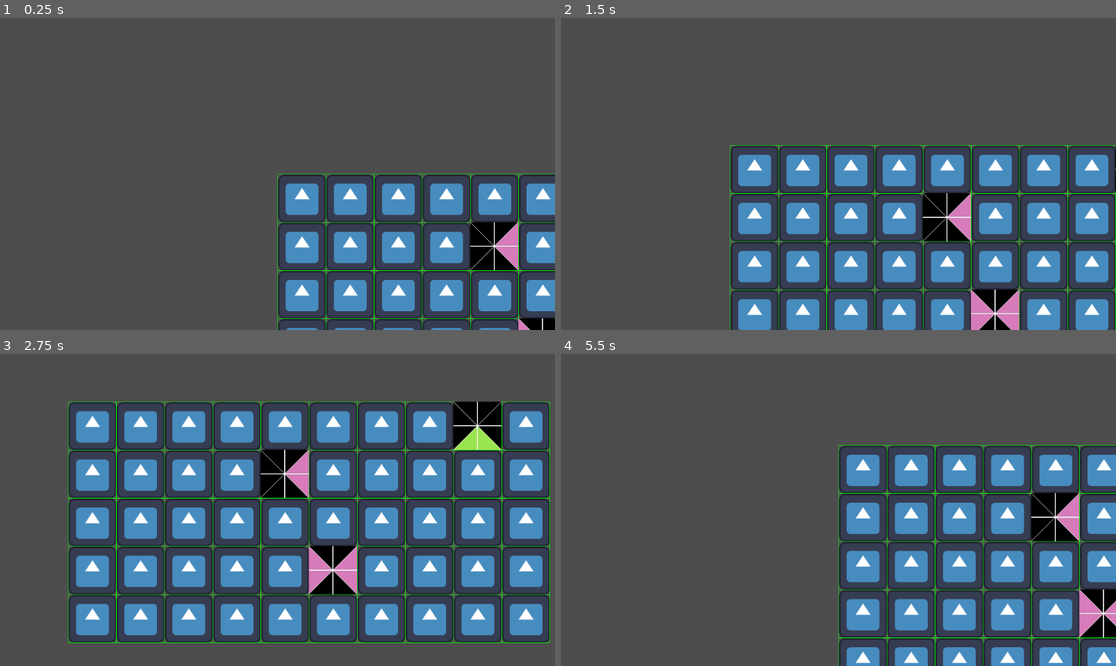
Above: before the commit, frames 1-4 (two rows, left to right).
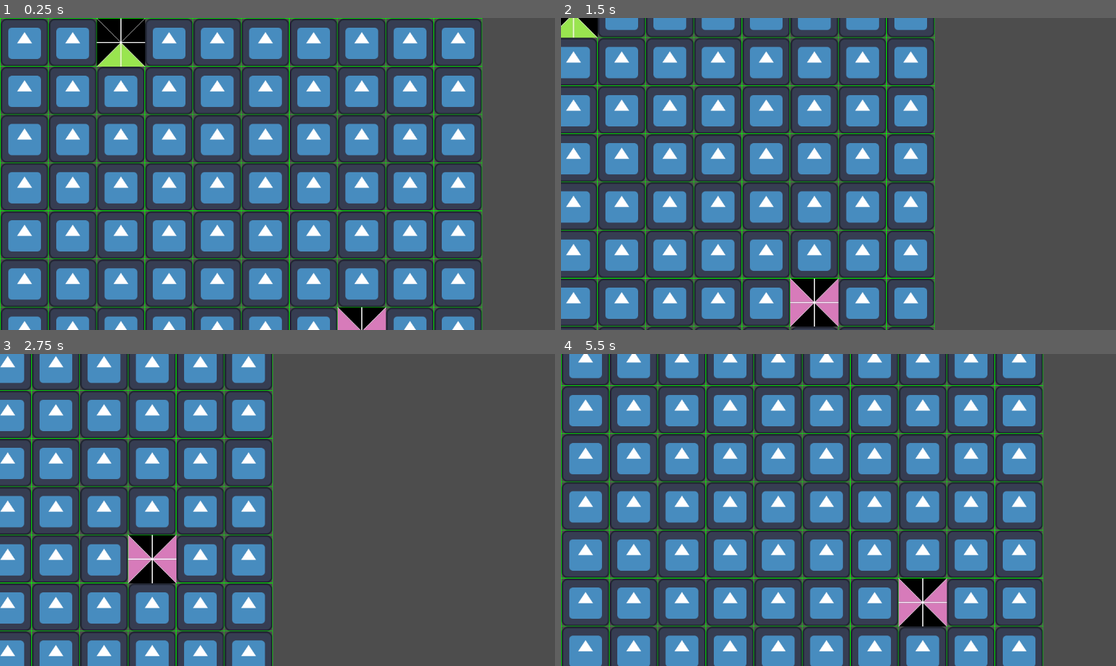
Above: after the commit, the same moments.

Repository: Basedfloppa/GameJamProject
Game: Godot game, scene res://Game_Lvl.tscn
The game is run twice, just before and just after one commit, with the same random seed, the same clock (stepped at 60 frames per second) and the same inputs. The engine's default icon, where the game draws it, is replaced by a stand-in: a white triangle on a blue panel in a dark square.
Inputs:
- Up to frame 1 (0.25 s): no input
- Up to frame 2 (1.5 s): tap Enter at 0.5 s; hold Right (ui_right) 0.53-1.28 s; hold Down (ui_down) from 1.28 s (still down)
- Up to frame 3 (2.75 s): release Down (ui_down) at 2.03 s; hold Right (ui_right) from 2.03 s (still down)
- Up to frame 4 (5.5 s): release Right (ui_right) at 2.78 s; hold Up (ui_up) 2.78-3.53 s; hold Left (ui_left) 3.53-5.03 s; hold Down (ui_down) from 5.03 s (still down)

The runs differ from the first frame. In frame 1, 60% of the frame differs, in the area x 0-100%, y 0-100%; in frame 2, 56%; in frame 3, 58%; in frame 4, 62%.

Commit message:
gen changes

Diff:
--- a/Game_Lvl.gd
+++ b/Game_Lvl.gd
@@ -3,10 +3,13 @@
 @export var size : Vector2
 
 @onready var tilemap = Map.new(size)
+@onready var sprites = $Sprites
+@onready var lvls = $Lvls
 
 func _ready():
-	fill_grid()
-	fill2()
+	fill_grid_background()
+	tilemap.generate()
+	fill_grid_lvl()
 
 func _process(_delta):
 	pass
@@ -18,7 +21,7 @@
 	for i in size.y + 1:
 		draw_line(Vector2(0, 1 + (i * 100)), Vector2(size.x * 100, 1 + (i * 100)), Color.GREEN, 1.0)
 
-func fill_grid():
+func fill_grid_background():
 	for i in size.x:
 		for j in size.y:
 			var sprite = Sprite2D.new()
@@ -28,43 +31,15 @@
 			if sprite.scale * sprite.texture.get_size() != Vector2(100,100):
 				sprite.scale = Vector2(99.0 / sprite.texture.get_size().x ,99.0 / sprite.texture.get_size().y)
 
-			add_child(sprite)
+			sprites.add_child(sprite)
 
-func fill2():
-	var rng = RandomNumberGenerator.new()
+func fill_grid_lvl():
+	for x in size.x:
+		for y in size.y:
+			if tilemap.map[x][y] != null:
+				var a = tilemap.map[x][y]
+				var path = tilemap.map[x][y].path.pick_random()
+				var scene = load(path).instantiate()
 
-	for i in LevelBase.Requiered:
-		match(i.tileType):
-			Utils.TileType.Exit:
-				var num = rng.randi_range(1,size.x-1)
-				var path = i.path.pick_random()
-				var scene = load(path).instantiate()
-				scene.position = Vector2(num * 100, 0)
-				add_child(scene)
-				tilemap.map[num][0].append(i)
-			Utils.TileType.Special:
-				while true:
-					var num_x = rng.randi_range(1,size.x-2)
-					var num_y = rng.randi_range(1,size.y-2)
-
-					print(tilemap.map[num_x][num_y])
-					if tilemap.map[num_x][num_y] != []: continue
-					if tilemap.map[num_x+1][num_y+1] != []: continue
-					if tilemap.map[num_x+1][num_y] != []: continue
-					if tilemap.map[num_x][num_y+1] != []: continue
-					if tilemap.map[num_x-1][num_y-1] != []: continue
-					if tilemap.map[num_x-1][num_y] != []: continue
-					if tilemap.map[num_x][num_y-1] != []: continue
-					if tilemap.map[num_x-1][num_y+1] != []: continue
-					if tilemap.map[num_x+1][num_y-1] != []: continue
-
-					var path = i.path.pick_random()
-					var scene = load(path).instantiate()
-					scene.position = Vector2(num_x * 100, num_y * 100)
-					add_child(scene)
-					tilemap.map[num_x][num_y].append(i)
-					break
-			Utils.TileType.Hazard:
-				pass
-			Utils.TileType.Passage:
-				pass
+				scene.position = Vector2(1 + x*100, 1+ y*100)
+				lvls.add_child(scene)
--- a/Game_Lvl.tscn
+++ b/Game_Lvl.tscn
@@ -5,7 +5,12 @@
 
 [node name="GameLvl" type="Node2D"]
 script = ExtResource("1_2vobo")
-size = Vector2(10, 5)
+size = Vector2(10, 10)
 
 [node name="Camera2D" type="Camera2D" parent="."]
+position = Vector2(576, 324)
 script = ExtResource("2_q0ru7")
+
+[node name="Sprites" type="Node2D" parent="."]
+
+[node name="Lvls" type="Node2D" parent="."]
--- a/classes/Map.gd
+++ b/classes/Map.gd
@@ -7,7 +7,7 @@
 var constraints: Array[String]
 
 func generate() -> void:
-	pass
+	_generate_requiered()
 
 func _init(_size: Vector2) -> void:
 	size = _size
@@ -15,4 +15,35 @@
 	for i in size.x:
 		map.append([])
 		for j in size.y:
-			map[i].append([])
+			map[i].append(null)
+
+func _generate_requiered() -> void:
+	var rng = RandomNumberGenerator.new()
+	var num_x = rng.randi_range(1,size.x-2)
+	var num_y = rng.randi_range(1,size.y-2)
+
+	for i in LevelBase.Requiered:
+		match(i.tileType):
+			Utils.TileType.Exit:
+				map[num_x][0] = i
+			Utils.TileType.Special:
+				while true:
+					num_x = rng.randi_range(1,size.x-2)
+					num_y = rng.randi_range(1,size.y-2)
+
+					if map[num_x][num_y] != null: continue
+					if map[num_x+1][num_y+1] != null: continue
+					if map[num_x+1][num_y] != null: continue
+					if map[num_x][num_y+1] != null: continue
+					if map[num_x-1][num_y-1] != null: continue
+					if map[num_x-1][num_y] != null: continue
+					if map[num_x][num_y-1] != null: continue
+					if map[num_x-1][num_y+1] != null: continue
+					if map[num_x+1][num_y-1] != null: continue
+
+					map[num_x][num_y] = i
+					break
+			Utils.TileType.Hazard:
+				pass
+			Utils.TileType.Passage:
+				pass
